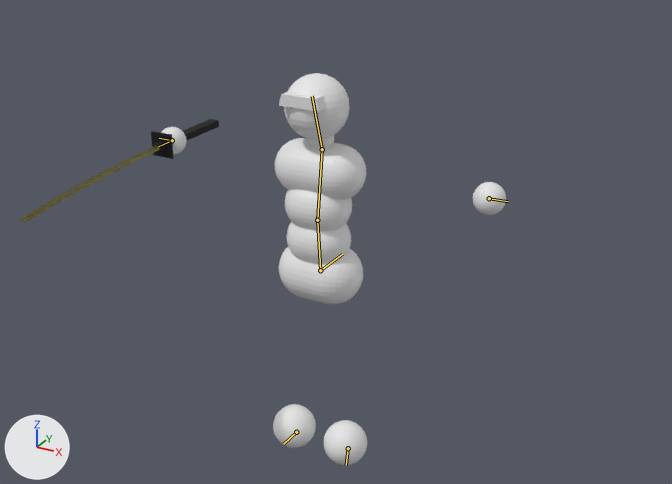
Two versions of the Blender file asset_raws/simple_combat_char.blend, one commit apart.
Camera for both pictures: a 50 mm camera at (1.77, -3.07, 2.61) aimed at (-0.37, 0.82, 0.66). Lighting does not change. The marker at lower left points along +X, +Y and +Z. The bones that bend it are drawn over the model as lines.

Objects in the first picture: 'Body', 'Sword'.
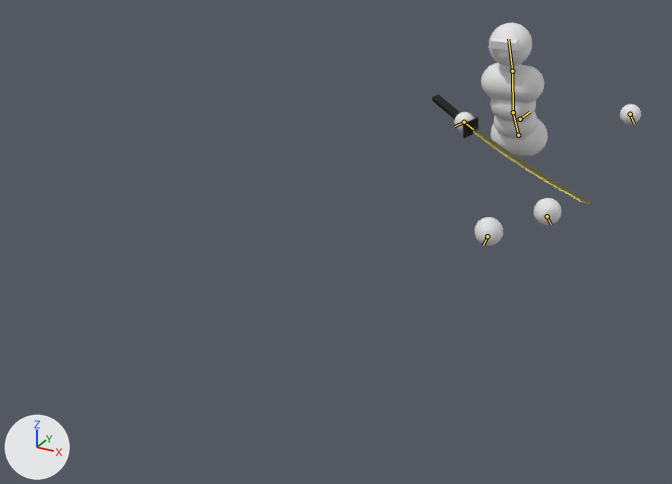
The newer file adds an action. The first version stands in its rest pose; the second is drawn at frame 9 of the action 'Running_turnaround'.

Scene script edits in JSON lines:
```json
{"block": "bone_root_bone", "where": "bone_root_bone = bpy.data.objects['Armature'].pose.bones['Root bone']"}
{"op": "set", "path": "bone_root_bone.location", "old": "(0.0, 0.0, 0.0)", "new": "(0.0, 2.6, 0.0)"}
{"block": "bone_lower_back", "where": "bone_lower_back = bpy.data.objects['Armature'].pose.bones['Lower back']  # child of 'Root bone'"}
{"op": "set", "path": "bone_lower_back.location", "old": "(0.0, 0.0, 0.0)", "new": "(0.0, -0.106, -0.01)"}
{"op": "set", "path": "bone_lower_back.rotation_quaternion", "old": "(1.0, 0.0, 0.0, 0.0)", "new": "(0.958, -0.285, 0.0, 0.0)", "note": "degrees (0, 0, 0) -> degrees (-33, 0, 0)"}
{"block": "bone_upper_back", "where": "bone_upper_back = bpy.data.objects['Armature'].pose.bones['Upper back']  # child of 'Lower back'"}
{"op": "set", "path": "bone_upper_back.rotation_quaternion", "old": "(1.0, 0.0, 0.0, 0.0)", "new": "(0.997, 0.076, 0.0, 0.0)", "note": "degrees (0, 0, 0) -> degrees (9, 0, 0)"}
{"block": "bone_head", "where": "bone_head = bpy.data.objects['Armature'].pose.bones['Head']  # child of 'Upper back'"}
{"op": "set", "path": "bone_head.rotation_quaternion", "old": "(1.0, 0.0, 0.0, 0.0)", "new": "(0.994, 0.109, 0.0, 0.0)", "note": "degrees (0, 0, 0) -> degrees (13, 0, 0)"}
{"block": "bone_hand_l", "where": "bone_hand_l = bpy.data.objects['Armature'].pose.bones['Hand.L']  # child of 'Root bone'"}
{"op": "set", "path": "bone_hand_l.location", "old": "(0.0, 0.0, 0.0)", "new": "(-0.307, -0.016, -0.103)"}
{"op": "set", "path": "bone_hand_l.rotation_quaternion", "old": "(1.0, 0.0, 0.0, 0.0)", "new": "(0.856, -0.436, 0.153, 0.234)", "note": "degrees (0, 0, 0) -> degrees (-50, 28, 18)"}
{"block": "bone_foot_l", "where": "bone_foot_l = bpy.data.objects['Armature'].pose.bones['Foot.L']  # child of 'Root bone'"}
{"op": "set", "path": "bone_foot_l.location", "old": "(0.0, 0.0, 0.0)", "new": "(-0.207, -0.493, 0.182)"}
{"op": "set", "path": "bone_foot_l.rotation_quaternion", "old": "(1.0, 0.0, 0.0, 0.0)", "new": "(0.986, 0.152, -0.067, -0.009)", "note": "degrees (0, 0, 0) -> degrees (18, -7, -2)"}
{"block": "bone_hand_r", "where": "bone_hand_r = bpy.data.objects['Armature'].pose.bones['Hand.R']  # child of 'Root bone'"}
{"op": "set", "path": "bone_hand_r.location", "old": "(0.0, 0.0, 0.0)", "new": "(-0.375, -0.547, 0.508)"}
{"op": "set", "path": "bone_hand_r.rotation_quaternion", "old": "(1.0, 0.0, 0.0, 0.0)", "new": "(0.862, 0.47, -0.183, 0.055)", "note": "degrees (0, 0, 0) -> degrees (58, -22, -5)"}
{"block": "bone_foot_r", "where": "bone_foot_r = bpy.data.objects['Armature'].pose.bones['Foot.R']  # child of 'Root bone'"}
{"op": "set", "path": "bone_foot_r.location", "old": "(0.0, 0.0, 0.0)", "new": "(0.001, 0.001, 0.033)"}
{"op": "set", "path": "bone_foot_r.rotation_quaternion", "old": "(1.0, 0.0, 0.0, 0.0)", "new": "(0.977, -0.199, -0.082, -0.004)", "note": "degrees (0, 0, 0) -> degrees (-23, -9, 1)"}
{"block": "bone_sword_attachment", "where": "bone_sword_attachment = bpy.data.objects['Armature'].pose.bones['Sword attachment']  # child of 'Root bone'"}
{"op": "set", "path": "bone_sword_attachment.location", "old": "(0.0, 0.0, 0.0)", "new": "(0.547, 0.508, 0.375)"}
{"op": "set", "path": "bone_sword_attachment.rotation_quaternion", "old": "(1.0, 0.0, 0.0, 0.0)", "new": "(0.862, 0.183, 0.055, -0.47)", "note": "degrees (0, 0, 0) -> degrees (16, 16, -55)"}
```

Boxes [x1, y1, x2, y2] around the edits, measured in the pictures (672 x 484 px):
```json
{"object": "Body", "change": "posed", "before": [161, 73, 506, 465], "after": [454, 23, 641, 246], "on screen": "46% narrower, 43% shorter"}
{"object": "Sword", "change": "posed", "before": [20, 119, 219, 224], "after": [432, 94, 592, 204], "on screen": "19% narrower"}
{"bone": "Root bone", "before": "(320, 270) to (342, 254)", "after": "(520, 119) to (529, 112)"}
{"bone": "Lower back", "before": "(320, 270) to (317, 220)", "after": "(518, 135) to (513, 112)"}
{"bone": "Upper back", "before": "(317, 220) to (322, 149)", "after": "(513, 112) to (512, 71)"}
{"bone": "Head", "before": "(322, 149) to (312, 96)", "after": "(512, 71) to (508, 39)"}
{"bone": "Hand.L", "before": "(489, 198) to (508, 201)", "after": "(630, 114) to (634, 123)"}
{"bone": "Foot.L", "before": "(348, 448) to (346, 465)", "after": "(547, 216) to (551, 224)"}
{"bone": "Hand.R", "before": "(172, 140) to (159, 138)", "after": "(464, 122) to (454, 126)"}
{"bone": "Foot.R", "before": "(296, 432) to (283, 444)", "after": "(487, 236) to (483, 245)"}
{"bone": "Sword attachment", "before": "(172, 140) to (158, 146)", "after": "(464, 122) to (473, 129)"}
```
